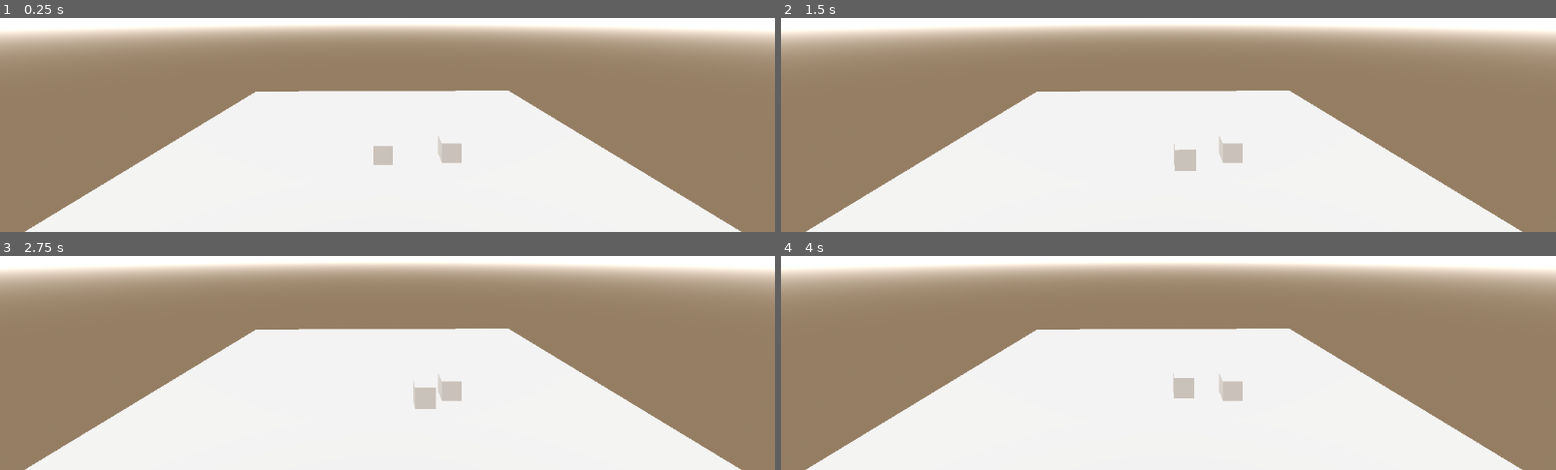
Above: before the commit, frames 1-4 (two rows, left to right).
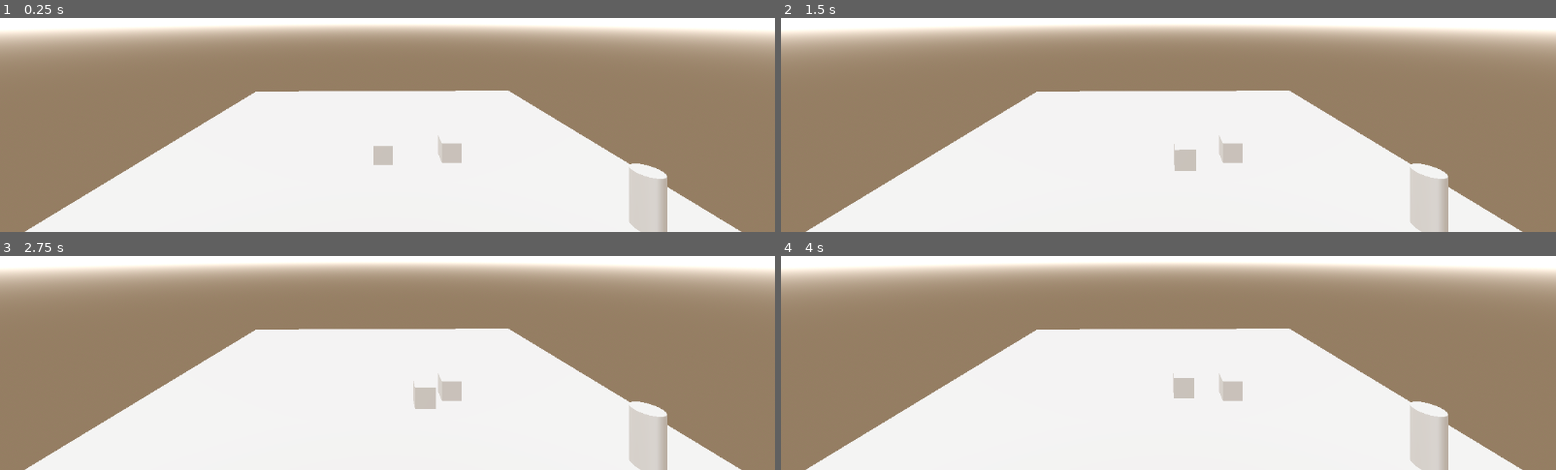
Above: after the commit, the same moments.

Repository: JCoMcL/ggj-smart-casual
Game: Godot game, scene res://root.tscn
Same seed, same stepped clock (60 frames per second), same inputs: the game is played once before the commit and once after it.
Inputs:
- Up to frame 1 (0.25 s): no input
- Up to frame 2 (1.5 s): tap Enter at 0.5 s; hold D (right) 0.53-1.28 s; tap Space at 1.25 s; hold S (down) from 1.28 s (still down)
- Up to frame 3 (2.75 s): tap Enter at 2 s; release S (down) at 2.03 s; hold D (right) from 2.03 s (still down)
- Up to frame 4 (4 s): tap Space at 2.75 s; release D (right) at 2.78 s; hold W (up) 2.78-3.53 s; tap Enter at 3.5 s; hold A (left) from 3.53 s (still down)

The runs differ from the first frame. In frame 1, 1.4% of the frame differs, in the area x 81-87%, y 67-100%; in frame 2, 1.4%; in frame 3, 1.4%; in frame 4, 1.4%.

Commit message:
added HumanStaticBody

Diff:
--- /dev/null
+++ b/human_static_body.gd
@@ -0,0 +1,17 @@
+extends StaticBody3D
+
+var stressLevel = 0
+
+# Called when the node enters the scene tree for the first time.
+func _ready() -> void:
+	pass # Replace with function body.
+
+
+# Called every frame. 'delta' is the elapsed time since the previous frame.
+func _process(delta: float) -> void:
+	pass
+
+func nudge(direction: Vector3):
+	# dummy "stressLevel"
+	stressLevel += 1
+	print("Human collided, stress level: ", stressLevel)
--- /dev/null
+++ b/human_static_body.tscn
@@ -0,0 +1,16 @@
+[gd_scene format=3 uid="uid://dns06jdrhd211"]
+
+[ext_resource type="Script" uid="uid://obf75yg61n3" path="res://human_static_body.gd" id="1_8nt7k"]
+
+[sub_resource type="CylinderShape3D" id="CylinderShape3D_1c2mv"]
+
+[sub_resource type="CylinderMesh" id="CylinderMesh_f7g2b"]
+
+[node name="HumanStaticBody" type="StaticBody3D" unique_id=2007997219]
+script = ExtResource("1_8nt7k")
+
+[node name="CollisionShape3D" type="CollisionShape3D" parent="." unique_id=1900901937]
+shape = SubResource("CylinderShape3D_1c2mv")
+
+[node name="MeshInstance3D" type="MeshInstance3D" parent="." unique_id=102721592]
+mesh = SubResource("CylinderMesh_f7g2b")
--- a/node_3d.tscn
+++ /dev/null
@@ -1,26 +0,0 @@
-[gd_scene format=3 uid="uid://dmmmyjfl3maet"]
-
-[ext_resource type="Script" uid="uid://b2eti6g4y3s1g" path="res://box.gd" id="1_a202f"]
-
-[sub_resource type="BoxMesh" id="BoxMesh_noarx"]
-
-[sub_resource type="ProceduralSkyMaterial" id="ProceduralSkyMaterial_a202f"]
-
-[sub_resource type="Sky" id="Sky_noarx"]
-sky_material = SubResource("ProceduralSkyMaterial_a202f")
-
-[sub_resource type="Environment" id="Environment_a0tk4"]
-background_mode = 2
-sky = SubResource("Sky_noarx")
-
-[node name="Node3D" type="Node3D" unique_id=2114047897]
-
-[node name="box" type="MeshInstance3D" parent="." unique_id=332095006]
-mesh = SubResource("BoxMesh_noarx")
-script = ExtResource("1_a202f")
-
-[node name="WorldEnvironment" type="WorldEnvironment" parent="." unique_id=744907038]
-environment = SubResource("Environment_a0tk4")
-
-[node name="Camera3D" type="Camera3D" parent="." unique_id=505733726]
-transform = Transform3D(0.7742601, 0, 0.6328675, 0, 1, 0, -0.6328675, 0, 0.7742601, 1.1036283, 0.98623097, 1.4880085)
--- a/test_level.tscn
+++ b/test_level.tscn
@@ -2,6 +2,7 @@
 
 [ext_resource type="Script" uid="uid://bm4fghuy1rrrd" path="res://Roomba.gd" id="1_gojnm"]
 [ext_resource type="Script" uid="uid://27dv7gnf1mjb" path="res://Collision.gd" id="2_1c2mv"]
+[ext_resource type="PackedScene" uid="uid://dns06jdrhd211" path="res://human_static_body.tscn" id="3_f7g2b"]
 
 [sub_resource type="BoxMesh" id="BoxMesh_1c2mv"]
 
@@ -62,3 +63,6 @@
 
 [node name="MeshInstance3D" type="MeshInstance3D" parent="StaticBody3D" unique_id=237672589]
 mesh = SubResource("BoxMesh_4ptq8")
+
+[node name="HumanStaticBody" parent="." unique_id=2007997219 instance=ExtResource("3_f7g2b")]
+transform = Transform3D(1, 0, 0, 0, 1, 0, 0, 0, 1, 9.427736, 1.2597184, 5.667802)
Not shown, added: human_static_body.gd.uid
